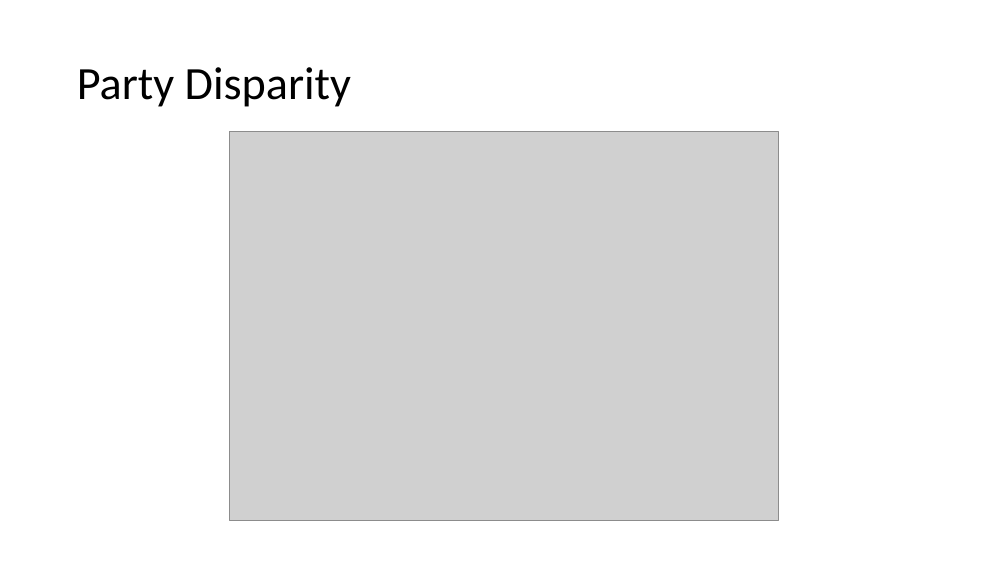
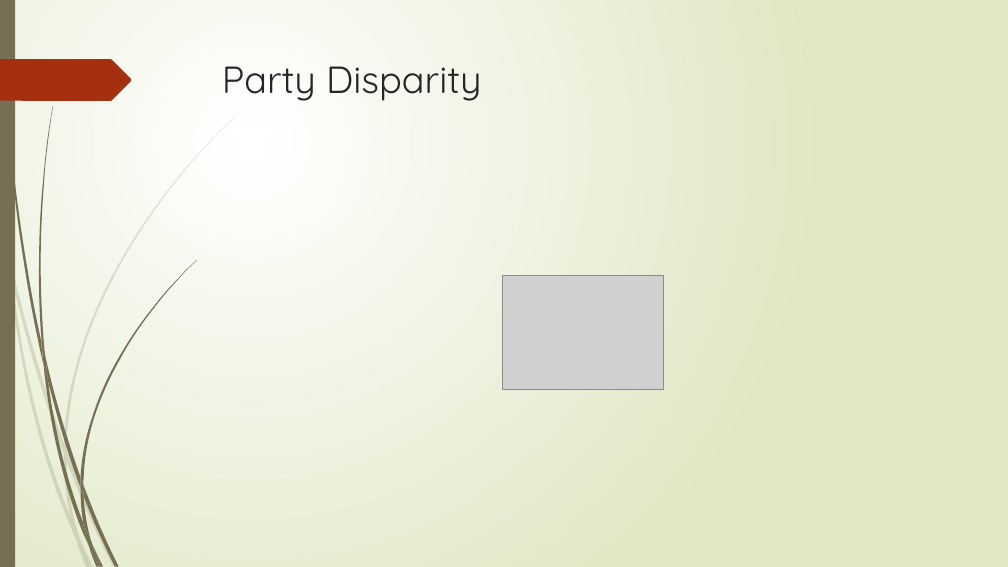
Before and after one commit to arifyali/50-percent-Chance-of-Awesome, a slide deck: slide 18 of Combined Slidedeck.pptx. Drawn at 1008x567 pixels with LibreOffice and Linux fonts; fonts in the diff are those of the drawing; grey boxes stand for pictures. Boxes give left, top, right and bottom in pixels: in the first picture for what was removed or moved away, otherwise in the second. Text is boxed around its words. In the diff, an @@ line names an element or a change of style, - is before the commit and + after.

```diff
--- a/Combined Slidedeck.pptx
+++ b/Combined Slidedeck.pptx
@@ background #FFFFFF to gradient #FFFFFF to #DFE8C4 @@
@@ rectangle added at box(0, 0, 15, 567), fill #766F54 @@
@@ freeform shape added at box(0, 59, 132, 101), fill #A53010 @@
@@ title "Party Disparity": place and size @@
-title "Party Disparity" at box(77, 67, 351, 107)
+title "Party Disparity" at box(222, 66, 481, 101)
@@ title "Party Disparity" at box(222, 66, 481, 101): size 44 to 36 pt, font Calibri to Quicksand, text colour #000000 to #262626; line spacing 0.9 to 1; vertical alignment middle to top @@
@@ picture: place and size @@
-picture at box(230, 132, 778, 520)
+picture at box(502, 275, 663, 389)
@@ group added at box(0, 116, 236, 567): 10 freeform shapes @@
@@ group added at box(2, 0, 197, 567): 12 freeform shapes @@
```
Also in this commit, not shown: 27 other slides changed, 8 other files.
